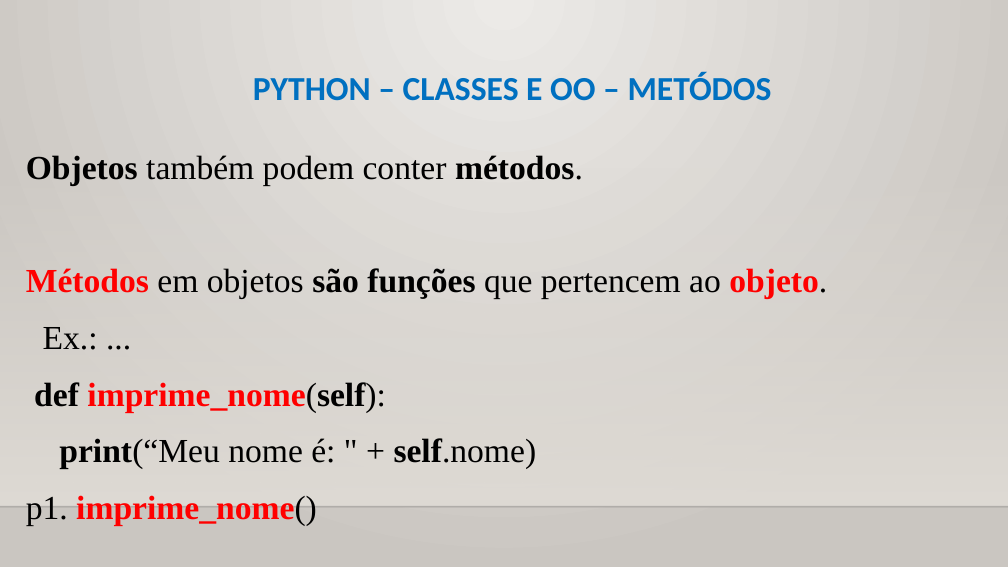
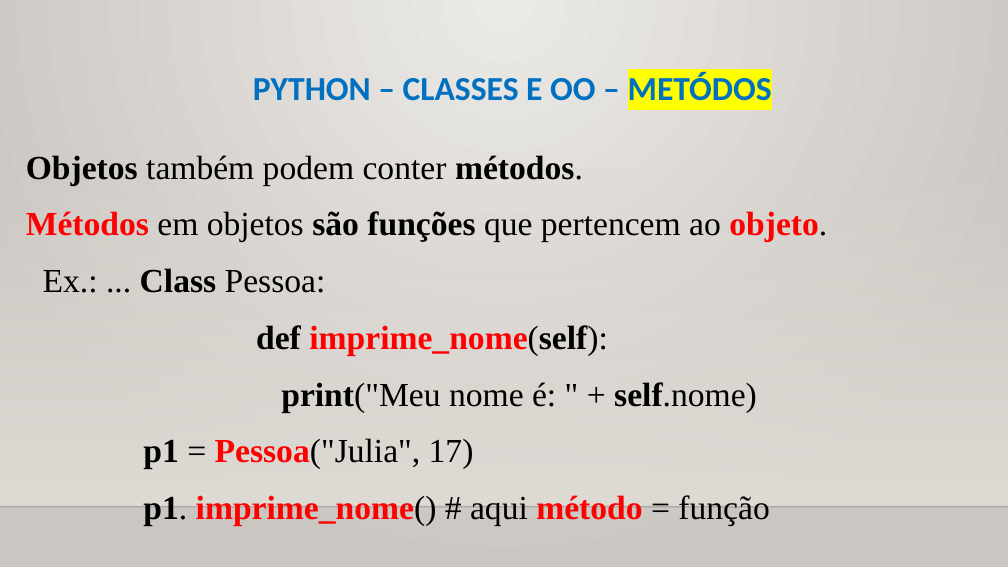
Before and after one commit to CloudEducationBrazil/WydenPythonParadigmas, a slide deck: slide 9 of 01 Classes/Aula 11 Programação Python - Classes - Orientação a Objetos.pptx. Drawn at 1008x567 pixels with LibreOffice and Linux fonts; fonts in the diff are those of the drawing; background and template pictures are left out. Boxes give left, top, right and bottom in pixels: in the first picture for what was removed or moved away, otherwise in the second. Text is boxed around its words. In the diff, an @@ line names an element or a change of style, - is before the commit and + after.

Commit message:
ajustesss Python Paradigma 02112023

```diff
--- a/01 Classes/Aula 11 Programação Python - Classes - Orientação a Objetos.pptx
+++ b/01 Classes/Aula 11 Programação Python - Classes - Orientação a Objetos.pptx
@@ title "PYTHON – CLASSES E OO ..." at [253,73,772,101]: highlight none to #FFFF00 in "METÓDOS" @@
@@ text at [43,268,326,293]: text changed @@
-Ex.: ...
+Ex.: ... Class Pessoa:
@@ text at [256,325,608,355]: list level 1 to 5 in "def imprime_nome(self):" @@
@@ text at [143,382,769,526]: text changed @@
-print(“Meu nome é: " + self.nome)
-p1. imprime_nome()
+        print("Meu nome é: " + self.nome)
+p1 = Pessoa("Julia", 17)
+p1. imprime_nome() # aqui método = função
```
Also in this commit, not shown: 6 other slides changed, 3 slides added.
